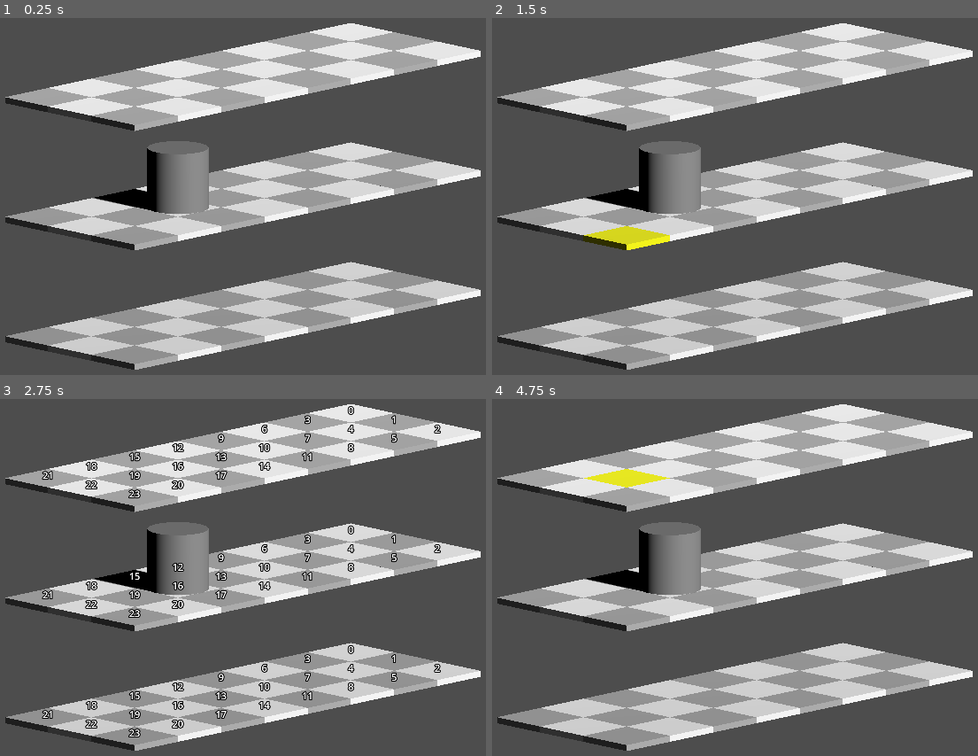
Above: before the commit, frames 1-4 (two rows, left to right).
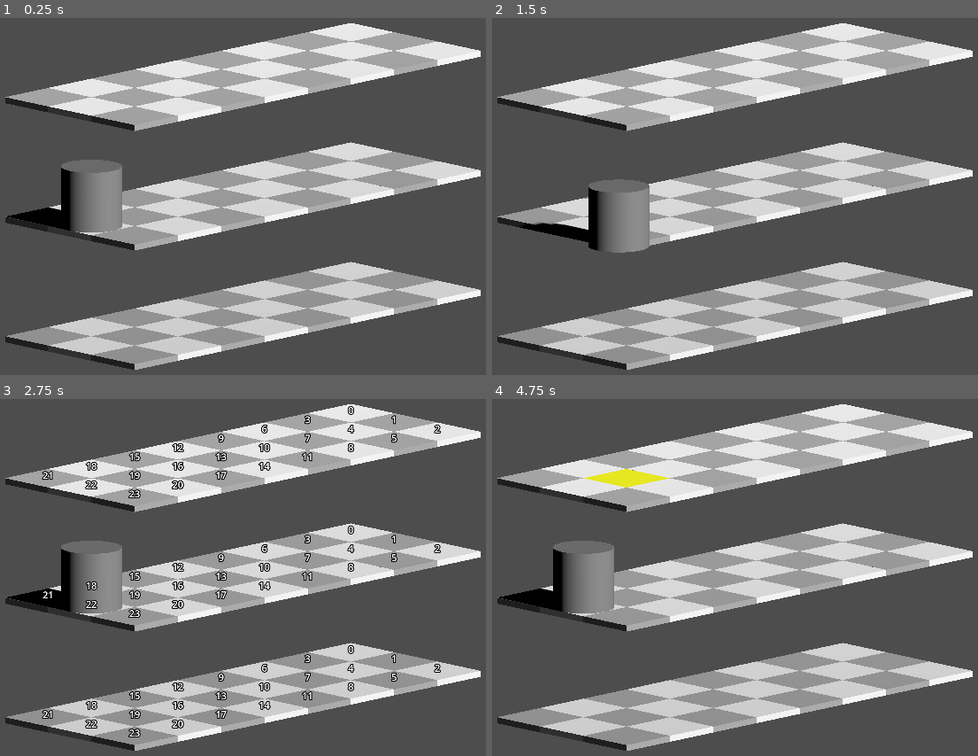
Above: after the commit, the same moments.

Repository: bejado/3d-platformer-tactics
Game: Godot game, scene res://main.tscn
Same seed, same stepped clock (60 frames per second), same inputs: the game is played once before the commit and once after it.
Inputs (mouse positions are in pixels of both pictures, inside the frame that each line leads up to):
- Up to frame 1 (0.25 s): no input
- Up to frame 2 (1.5 s): tap Enter at 0.5 s; move the mouse to (890, 171) at 0.52 s; hold D 0.53-1.25 s; click (890, 171) at 0.67 s; tap Space at 1.25 s; drag from (594, 214) to (700, 271) at 1.27 s
- Up to frame 3 (2.75 s): move the mouse to (315, 484) at 2.02 s; hold D from 2.03 s (still down)
- Up to frame 4 (4.75 s): release D at 2.75 s; tap Enter at 2.75, 4.25 s; drag from (700, 652) to (521, 513) at 2.77 s; tap Space at 3.5 s; move the mouse to (948, 634) at 3.52 s; drag from (521, 513) to (628, 473) at 4.27 s

The runs differ from the first frame. In frame 1, 4.9% of the frame differs, in the area x 1-43%, y 34-61%; in frame 2, 4.7%; in frame 3, 4.7%; in frame 4, 4.9%, in the area x 1-43%, y 19-61%.

Commit message:
Print the grid position the champion is dropped to

Diff:
--- a/Champion.gd
+++ b/Champion.gd
@@ -6,6 +6,7 @@
 var drag_offset: Vector3
 var original_position: Vector3
 var collision_body: StaticBody3D
+var cell_position: int = 22
 
 func _ready() -> void:
 	# Add to champion group for easy identification
@@ -66,6 +67,8 @@
 		# Snap to grid cell
 		global_position = result["position"]
 		original_position = global_position
+		cell_position = result["index"]
+		print("Champion dropped in cell: ", cell_position)
 	else:
 		# Return to original position if no valid drop target
 		global_position = original_position
@@ -94,22 +97,25 @@
 	# Define all possible grid positions
 	var grid_positions = []
 	# Generate a 3x4 grid of positions in a loop
-	for row in range(4):
+	for row in range(8):
 		for col in range(3):
-			grid_positions.append(Vector3(-1 + col, 0.6, 3.5 - row))
+			grid_positions.append(Vector3(-1 + col, 0.6, -3.5 + row))
 
 	var closest_position = Vector3.ZERO
 	var closest_distance = INF
 
-	# Find the closest grid position
-	for pos in grid_positions:
+	# Find the closest grid position and save its index
+	var closest_index = -1
+	for i in grid_positions.size():
+		var pos = grid_positions[i]
 		var distance = global_position.distance_to(pos)
 		if distance < closest_distance:
 			closest_distance = distance
 			closest_position = pos
+			closest_index = i
 
 	# Only snap if within a reasonable distance
 	if closest_distance < 2.0:  # Adjust this threshold as needed
-		return {"found": true, "position": closest_position}
+		return {"found": true, "position": closest_position, "index": closest_index}
 
-	return {"found": false, "position": Vector3.ZERO}
+	return {"found": false, "position": Vector3.ZERO, "index": -1}
--- a/main.tscn
+++ b/main.tscn
@@ -46,7 +46,7 @@
 spacing = 1.0
 
 [node name="Champion" type="MeshInstance3D" parent="."]
-transform = Transform3D(1, 0, 0, 0, 1, 0, 0, 0, 1, 0, 0.6, 1.5)
+transform = Transform3D(1, 0, 0, 0, 1, 0, 0, 0, 1, 0, 0.6, 3.5)
 mesh = SubResource("CylinderMesh_ig7tw")
 script = ExtResource("2_0xm2m")
 
